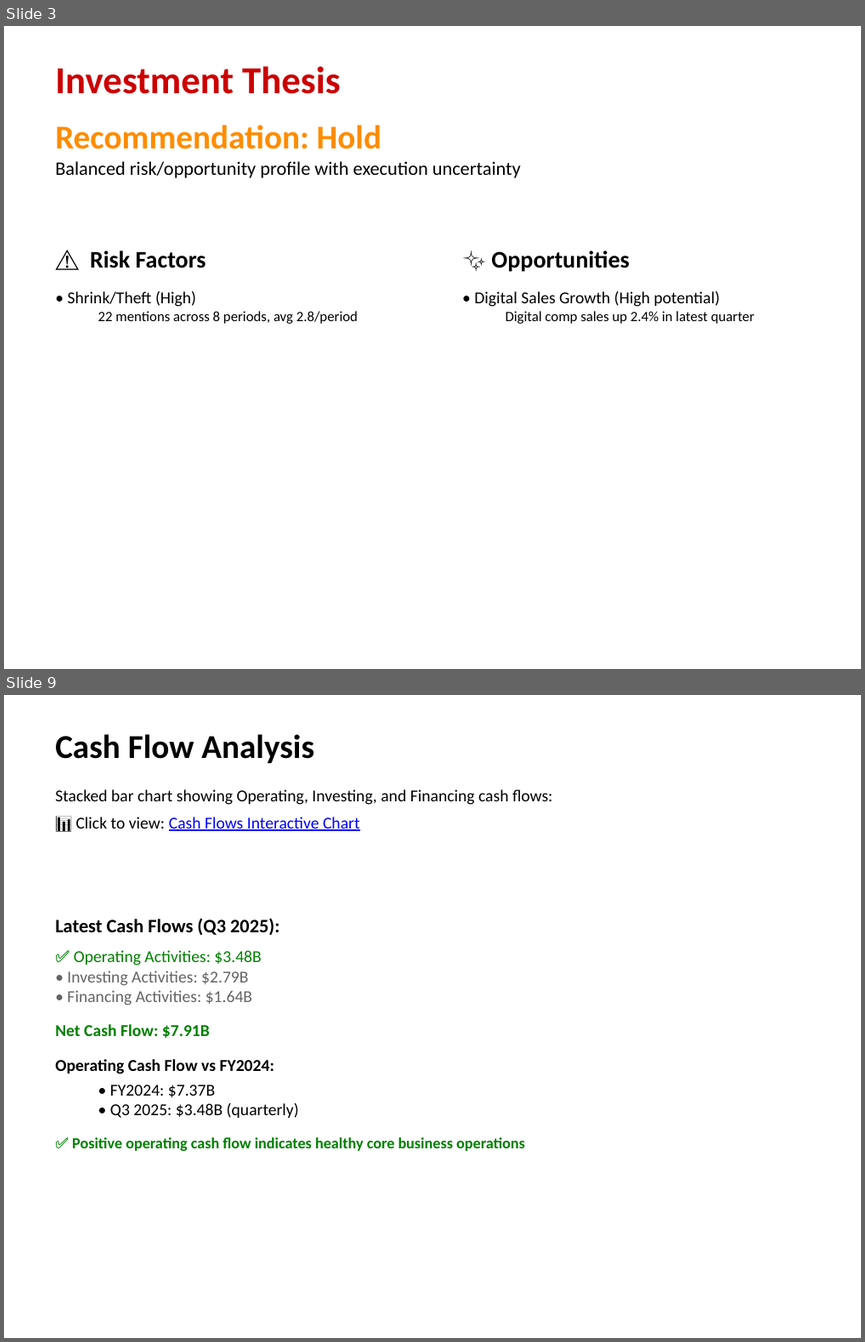
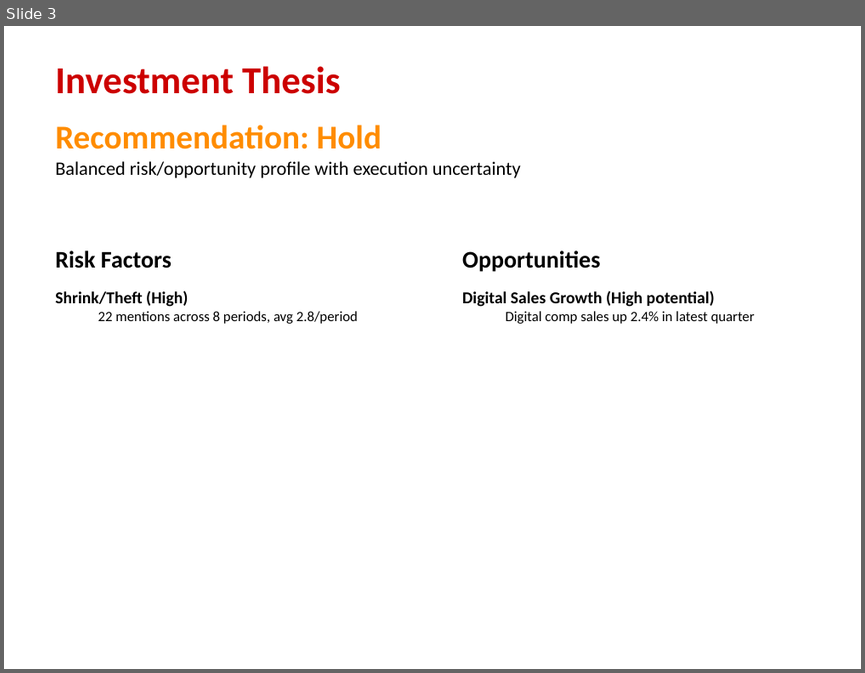
Before and after one commit to Alexander-Lombardo/financial-analyst-project, a slide deck: output/Target_Financial_Analysis.pptx. Shown one above the other, each under a label of ours: slides 3 and 9 before the commit, slide 3 after it; the slides between them are not shown. The pictures are 865x1342 and 865x673 pixels, drawn with LibreOffice and Linux fonts; fonts in the diff are those of the drawing. Boxes give left, top, right and bottom in pixels: in the first picture for what was removed or moved away, otherwise in the second. Text is boxed around its words. In the diff, an @@ line names an element or a change of style, - is before the commit and + after.

```diff
--- a/output/Target_Financial_Analysis.pptx
+++ b/output/Target_Financial_Analysis.pptx
@@ slide 9 removed at <box>4,695,861,1338</box>, background #FFFFFF @@
@@ text removed at <box>55,734,314,763</box> @@
-Cash Flow Analysis
@@ text removed at <box>55,789,552,831</box> @@
-Stacked bar chart showing Operating, Investing, and Financing cash flows:
-📊 Click to view: Cash Flows Interactive Chart
@@ text removed at <box>55,918,525,1151</box> @@
-Latest Cash Flows (Q3 2025):
-✅ Operating Activities: $3.48B
-• Investing Activities: $2.79B
-• Financing Activities: $1.64B
-Net Cash Flow: $7.91B
-Operating Cash Flow vs FY2024:
-  • FY2024: $7.37B
-  • Q3 2025: $3.48B (quarterly)
-✅ Positive operating cash flow indicates healthy core business operations
@@ slide 3 changed as well @@
@@ text at <box>55,250,188,306</box>: text changed; bold on @@
-⚠️ Risk Factors
-• Shrink/Theft (High)
+Risk Factors
+Shrink/Theft (High)
@@ text at <box>462,250,715,306</box>: text changed; bold on @@
-✨ Opportunities
-• Digital Sales Growth (High potential)
+Opportunities
+Digital Sales Growth (High potential)
```
Also in this commit, not shown: 1 other slide changed, 30 slides added, 13 other slides removed, 51 other files.
